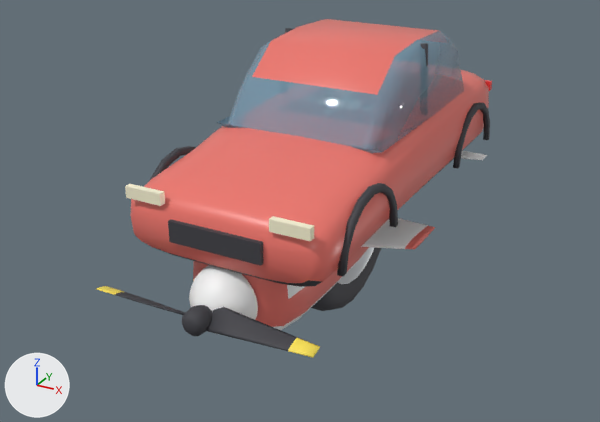
Before and after pictures for a commit that changed the Blender file rampa/models_src.blend.
Both versions are drawn from a 50 mm camera at (3.33, -6.82, 3.31) aimed at (-0.23, -0.35, 0.08). The axes (+X, +Y, +Z) are drawn at lower left. The lights are the same throughout. The older version comes first.

Objects in the first picture: 'Body', 'CBody', 'CCabin', 'Nose', 'Prop', 'Wheel', 'WingR' and 1 more.
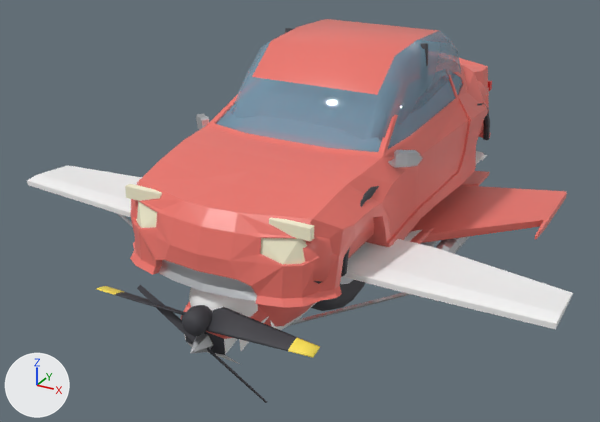
Changed parts and their boxes (x1, y1, x2, y2) in the pictures (600 x 422 px):
'CarBody', added
    after: (130, 58, 490, 308)
    faces in mat_paint (red #ed766c): (130, 58, 490, 308)
    faces in mat_glass (blue #89b3cb): (216, 75, 463, 152)
    faces in mat_metal (light grey #dadde1): (159, 114, 422, 301)
    faces in mat_light (pale yellow #fff9da): (136, 201, 307, 264)
'P6WingR', added
    after: (342, 151, 573, 329)
'JWingR', added
    after: (410, 171, 567, 254)
    faces in mat_paint (red #ed766c): (410, 171, 567, 243)
    faces in mat_metal (light grey #dadde1): (421, 236, 470, 254)
'P6WingL', added
    after: (27, 165, 142, 217)
'P6Body', added (mostly hidden)
    after: (117, 213, 412, 364)
    faces in mat_metal (light grey #dadde1): (117, 213, 412, 326)
    faces in mat_white (white #f9f9f9): (180, 316, 277, 364)
    faces in mat_dark (dark grey #3f3f45): (185, 332, 225, 355)
    faces in mat_paint (red #ed766c): (181, 301, 268, 339)
'P6Prop', added
    after: (137, 285, 267, 403)
    faces in mat_dark (dark grey #3f3f45): (137, 285, 267, 403)
    faces in mat_metal (light grey #dadde1): (190, 333, 213, 353)

The change, as a diff of the scene's bpy script:
```diff
--- a/rampa/models_src.blend.py
+++ b/rampa/models_src.blend.py
@@ me_carbody_m @@
+me_carbody_m.from_pydata(...)  # 740 vertices, 1468 faces; spans x -1.12..1.12, y -2.36..2.36, z 0.22..1.47
+# faces by material slot: [1250, 62, 124, 10, 22]
+me_carbody_m.materials.append(mat_paint)  # red #ed766c
+me_carbody_m.materials.append(mat_glass)  # blue #89b3cb
+me_carbody_m.materials.append(mat_metal)  # light grey #dadde1
+me_carbody_m.materials.append(mat_light)  # pale yellow #fff9da
+me_carbody_m.materials.append(mat_red)  # red #e73f3f
@@ me_jwingr_m @@
+me_jwingr_m.from_pydata(...)  # 278 vertices, 526 faces; spans x -0.11..1.4, y -0.87..1.86, z -0.35..0.06
+# faces by material slot: [200, 22, 304]
+me_jwingr_m.materials.append(mat_paint)  # red #ed766c
+me_jwingr_m.materials.append(mat_dark)  # dark grey #3f3f45
+me_jwingr_m.materials.append(mat_metal)  # light grey #dadde1
@@ me_p6prop_m @@
+me_p6prop_m.from_pydata(...)  # 43 vertices, 74 faces; spans x -0.587..0.587, y -0.15..0.032, z -0.367..0.368
+# faces by material slot: [64, 10]
+me_p6prop_m.materials.append(mat_dark)  # dark grey #3f3f45
+me_p6prop_m.materials.append(mat_metal)  # light grey #dadde1
@@ me_p6wingl_m @@
+me_p6wingl_m.from_pydata(...)  # 31 vertices, 40 faces; spans x -2.11..0.36, y -1.68..1.63, z 0.29..0.43
+me_p6wingl_m.materials.append(mat_white)  # white #f9f9f9
@@ me_p6wingr_m @@
+me_p6wingr_m.from_pydata(...)  # 34 vertices, 44 faces; spans x -0.34..2.13, y -1.72..1.63, z 0.1..0.35
+# faces by material slot: [42, 2]
+me_p6wingr_m.materials.append(mat_white)  # white #f9f9f9
+me_p6wingr_m.materials.append(mat_dark)  # dark grey #3f3f45
@@ me_p6body_m @@
+me_p6body_m.from_pydata(...)  # 144 vertices, 172 faces; spans x -1.46..1.48, y -2.32..1.85, z -0.47..1.33
+# faces by material slot: [108, 30, 16, 18]
+me_p6body_m.materials.append(mat_white)  # white #f9f9f9
+me_p6body_m.materials.append(mat_paint)  # red #ed766c
+me_p6body_m.materials.append(mat_metal)  # light grey #dadde1
+me_p6body_m.materials.append(mat_dark)  # dark grey #3f3f45
@@ ob_carbody @@
+ob_carbody = bpy.data.objects.new('CarBody', me_carbody_m)
+ob_carbody.location = (0.0, 0.0, 0.0)
@@ ob_jwingr @@
+ob_jwingr = bpy.data.objects.new('JWingR', me_jwingr_m)
+ob_jwingr.location = (0.471, 0.0, 0.0)
@@ ob_p6prop @@
+ob_p6prop = bpy.data.objects.new('P6Prop', me_p6prop_m)
+ob_p6prop.location = (-0.001, -2.358, -0.227)
@@ ob_p6wingl @@
+ob_p6wingl = bpy.data.objects.new('P6WingL', me_p6wingl_m)
+ob_p6wingl.location = (-0.36, 0.0, 0.0)
@@ ob_p6wingr @@
+ob_p6wingr = bpy.data.objects.new('P6WingR', me_p6wingr_m)
+ob_p6wingr.location = (0.36, 0.0, 0.0)
@@ ob_p6body @@
+ob_p6body = bpy.data.objects.new('P6Body', me_p6body_m)
+ob_p6body.location = (0.0, 0.0, 0.0)
```
